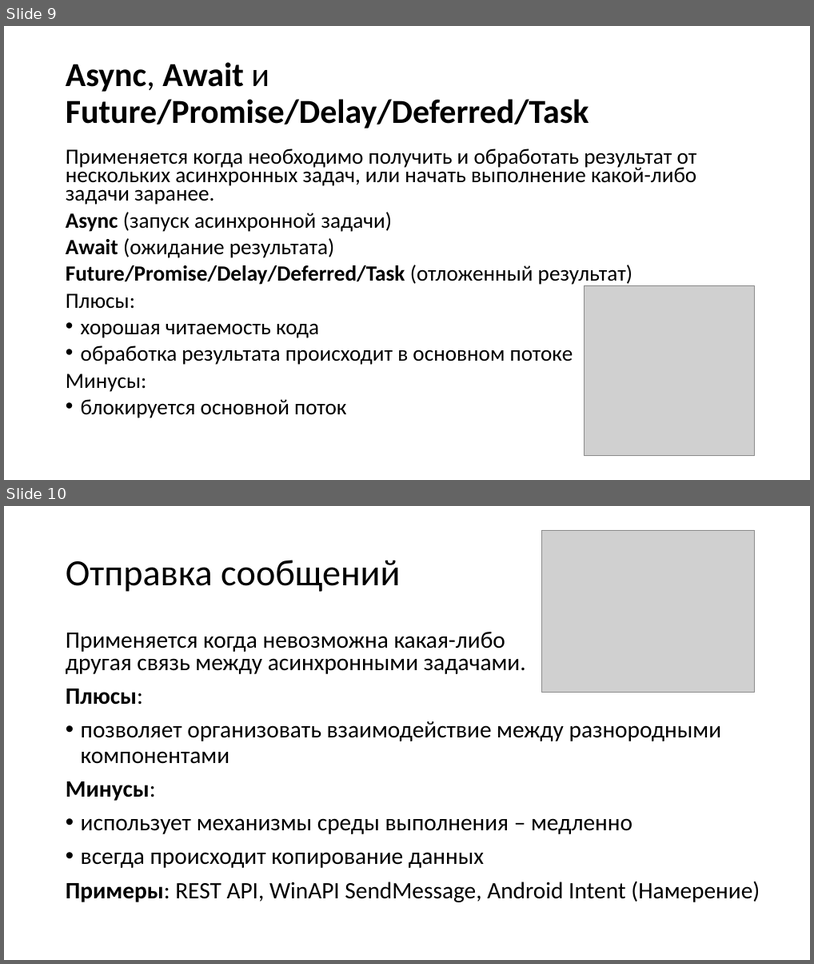
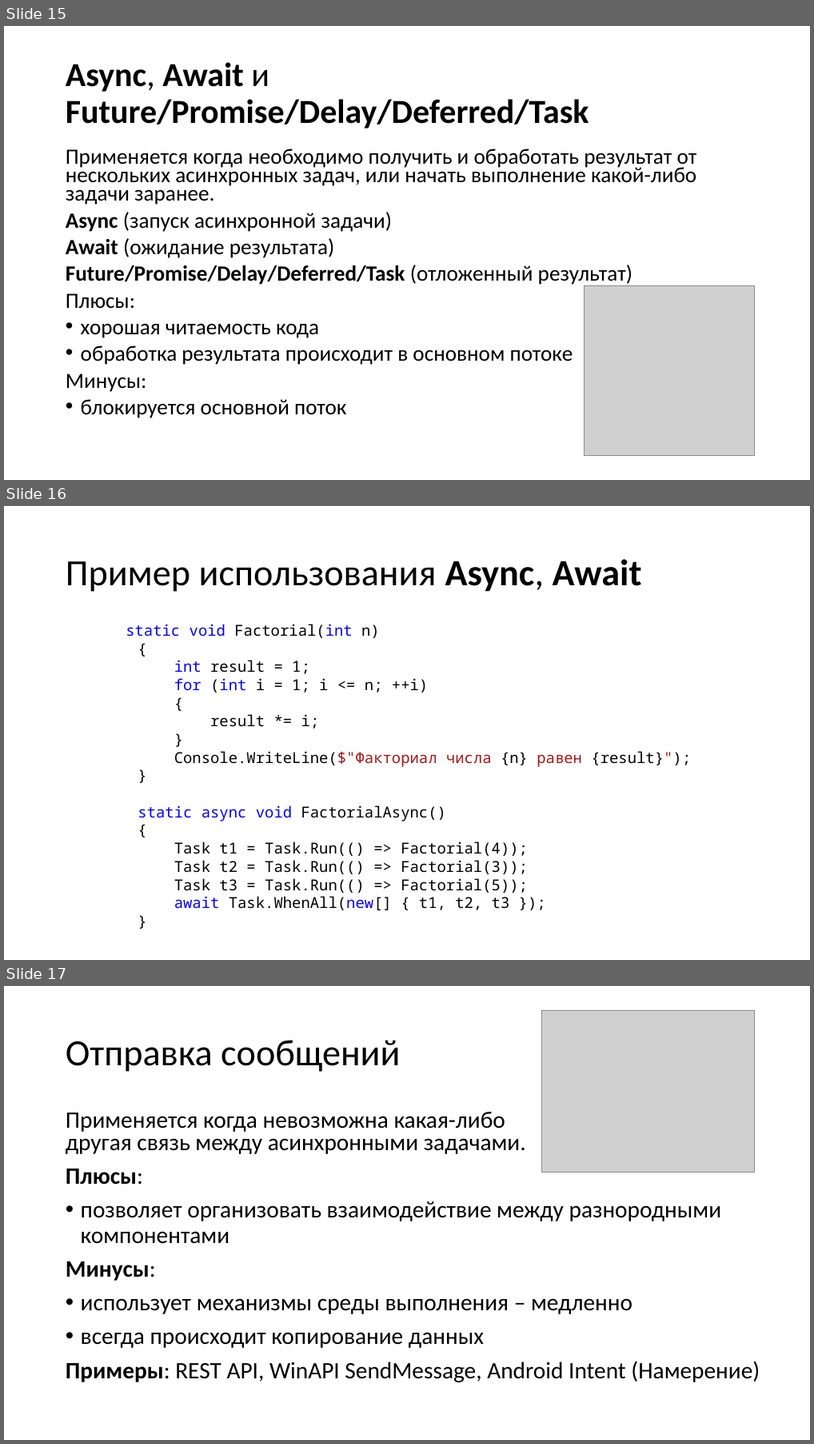
Before and after one commit to Zumisha/Parallel-Programming, a slide deck: Литература/Параллельное программирование.pptx. Shown one above the other, each under a label of ours: slides 9 and 10 before the commit, slides 15, 16 and 17 after it. The pictures are 814x964 and 814x1444 pixels, drawn with LibreOffice and Linux fonts; fonts in the diff are those of the drawing; grey boxes stand for pictures. Boxes give left, top, right and bottom in pixels: in the first picture for what was removed or moved away, otherwise in the second. Text is boxed around its words. In the diff, an @@ line names an element or a change of style, - is before the commit and + after.

```diff
--- a/Литература/Параллельное программирование.pptx
+++ b/Литература/Параллельное программирование.pptx
@@ slide 16 added at [4, 506, 810, 960], background #FFFFFF @@
@@ title added at [66, 559, 642, 592], 44 pt, text #000000 @@
+Пример использования Async, Await
@@ text added at [126, 624, 691, 910], 18 pt, text #000000 @@
+static void Factorial(int n)
+{
+int result = 1;
+for (int i = 1; i <= n; ++i)
+{
+result *= i;
+}
+Console.WriteLine($"Факториал числа {n} равен {result}");
+}
+static async void FactorialAsync()
+{
+Task t1 = Task.Run(() => Factorial(4));
+Task t2 = Task.Run(() => Factorial(3));
+Task t3 = Task.Run(() => Factorial(5));
+await Task.WhenAll(new[] { t1, t2, t3 });
+}
@@ what was slide 9 is now slide 15 @@
@@ what was slide 10 is now slide 17 @@
```
Also in this commit, not shown: 5 slides changed, 7 other slides added, 2 slides removed, 7 other files.
